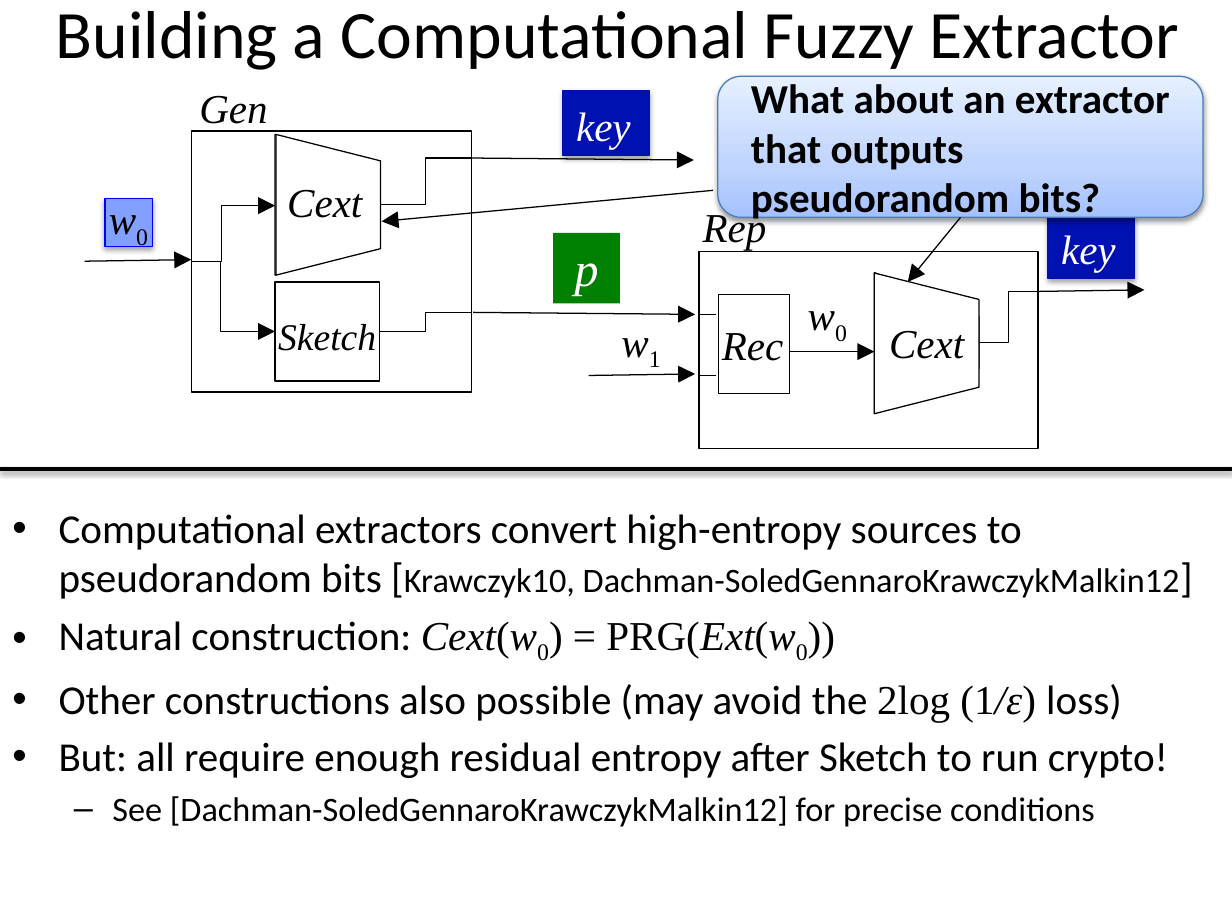
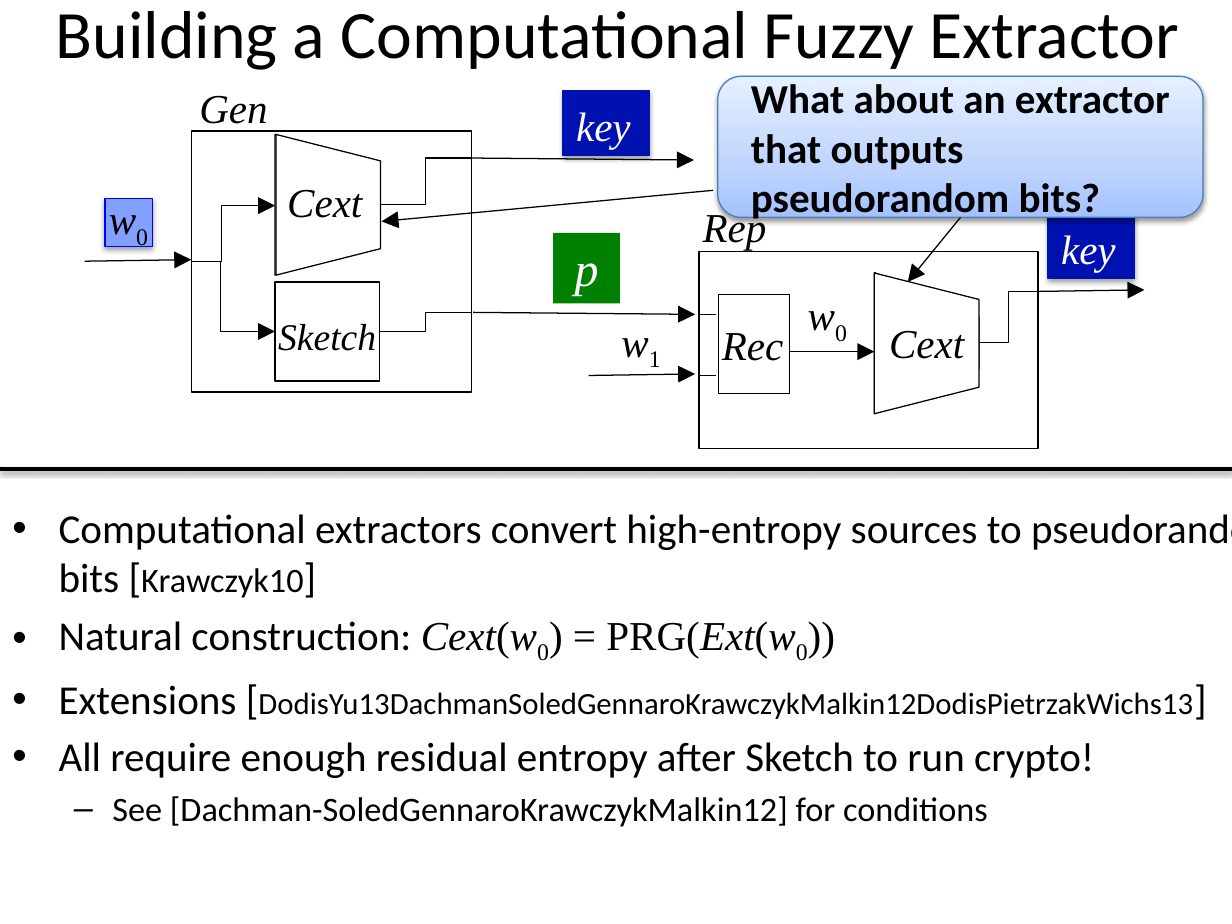
Before and after one commit to xianruimeng/comp-fuzzy-ext, a slide deck: slide 15 of ComputationalFuzzyExtractors-Asiacrypt.pptx (slide 14 before the commit). Drawn at 1232x924 pixels with LibreOffice and Linux fonts; fonts in the diff are those of the drawing. Boxes give left, top, right and bottom in pixels: in the first picture for what was removed or moved away, otherwise in the second. Text is boxed around its words. In the diff, an @@ line names an element or a change of style, - is before the commit and + after.

```diff
--- a/ComputationalFuzzyExtractors-Asiacrypt.pptx
+++ b/ComputationalFuzzyExtractors-Asiacrypt.pptx
@@ text at box(59, 514, 1022, 598): text changed @@
-• Computational extractors convert high-entropy sources to pseudorandom bits [Krawczyk10, Dachman-SoledGennaroKrawczykMalkin12]
+• Computational extractors convert high-entropy sources to pseudorandom bits [Krawczyk10]
@@ text at box(59, 685, 1094, 827): text changed @@
-• Other constructions also possible (may avoid the 2log (1/ε) loss)
-• But: all require enough residual entropy after Sketch to run crypto!
-  – See [Dachman-SoledGennaroKrawczykMalkin12] for precise conditions
+• Extensions [DodisYu13DachmanSoledGennaroKrawczykMalkin12DodisPietrzakWichs13]
+• All require enough residual entropy after Sketch to run crypto!
+  – See [Dachman-SoledGennaroKrawczykMalkin12] for conditions
```
Also in this commit, not shown: 15 other slides changed, 2 slides added.
